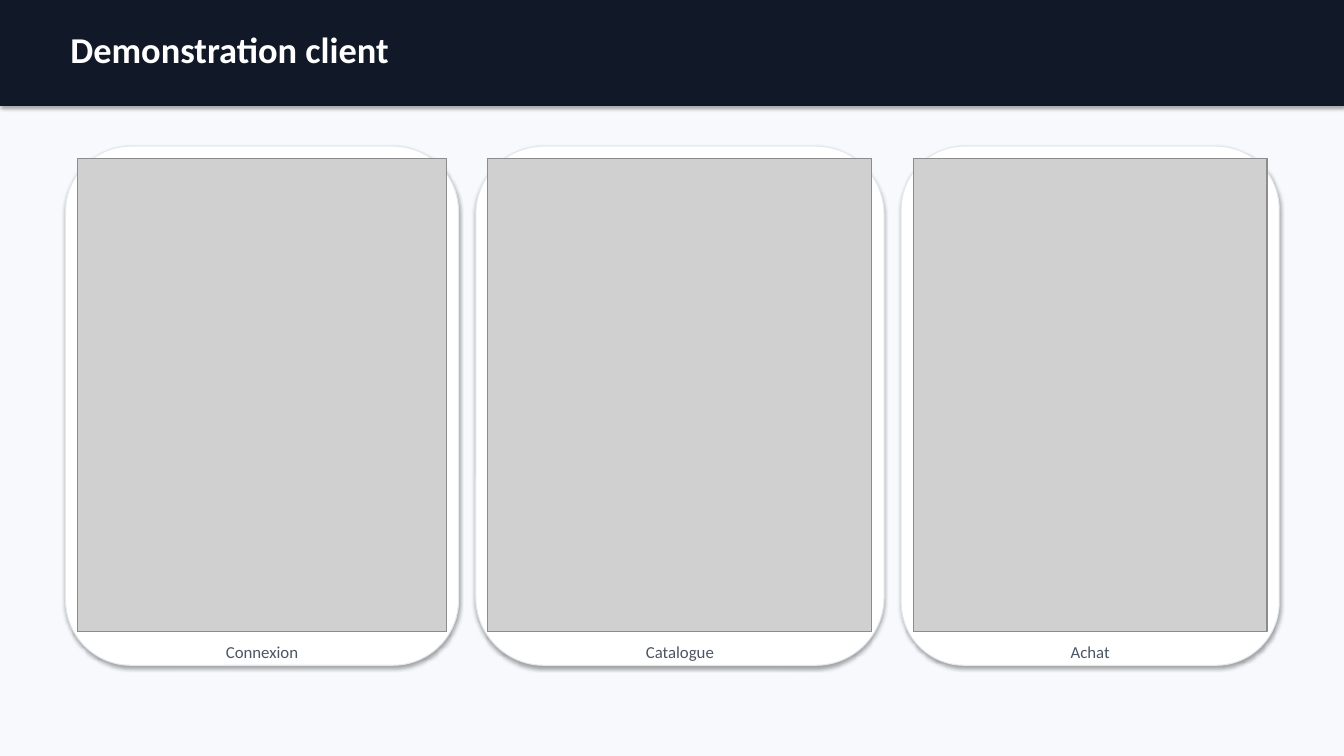
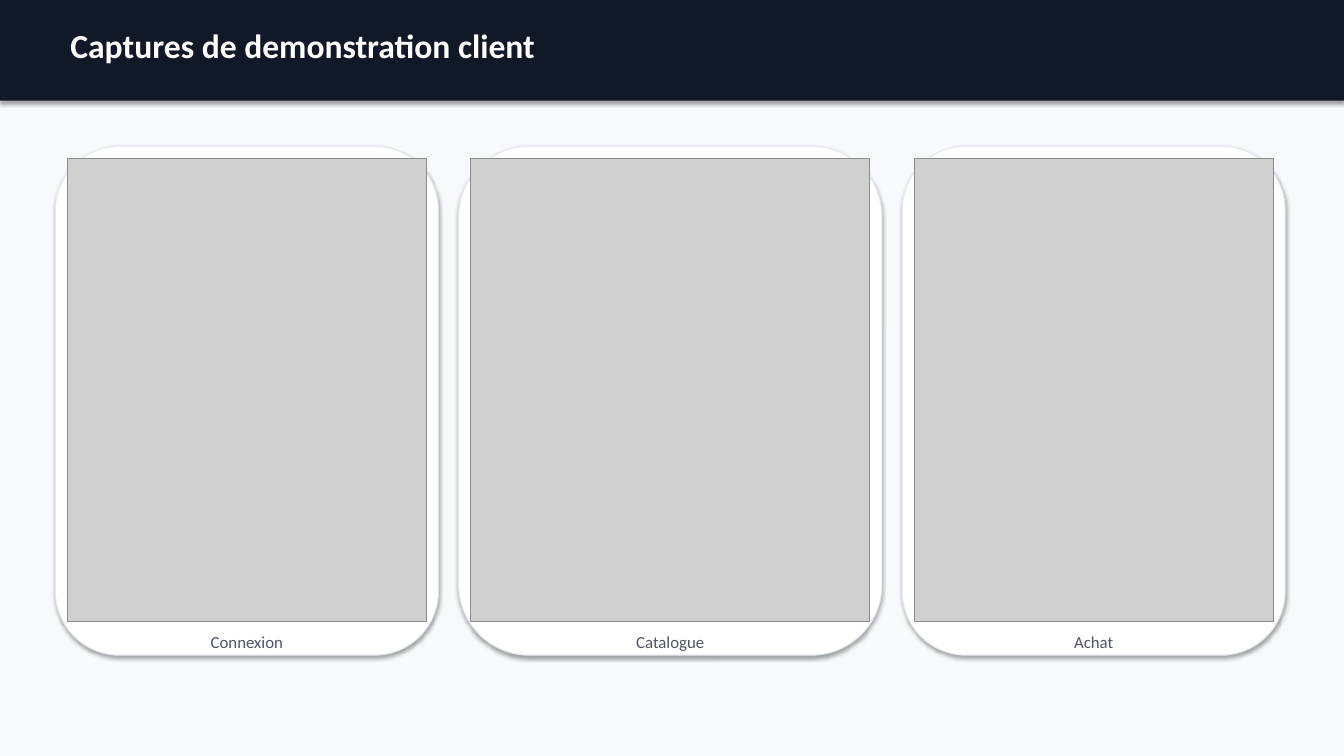
Before and after one commit to Djakumani/Projet-Python-Boutique, a slide deck: slide 10 of docs/presentation_soutenance_boutique.pptx (slide 4 before the commit). Drawn at 1344x756 pixels with LibreOffice and Linux fonts; fonts in the diff are those of the drawing; grey boxes stand for pictures. Boxes give left, top, right and bottom in pixels: in the first picture for what was removed or moved away, otherwise in the second. Text is boxed around its words. In the diff, an @@ line names an element or a change of style, - is before the commit and + after.

```diff
--- a/docs/presentation_soutenance_boutique.pptx
+++ b/docs/presentation_soutenance_boutique.pptx
@@ rectangle: place and size @@
-rectangle at (0, 0, 1344, 106)
+rectangle at (0, 0, 1344, 101)
@@ text at (70, 34, 535, 64): text changed; size 26 to 24 pt @@
-Demonstration client
+Captures de demonstration client
@@ rounded rectangle: place and size @@
-rounded rectangle at (66, 146, 459, 665)
+rounded rectangle at (55, 146, 439, 655)
@@ rounded rectangle: place and size @@
-rounded rectangle at (476, 146, 884, 665)
+rounded rectangle at (459, 146, 882, 655)
@@ rounded rectangle: place and size @@
-rounded rectangle at (901, 146, 1279, 665)
+rounded rectangle at (902, 146, 1286, 655)
@@ picture: place and size @@
-picture at (78, 158, 447, 632)
+picture at (68, 158, 426, 622)
@@ picture: place and size @@
-picture at (488, 158, 872, 632)
+picture at (471, 158, 870, 622)
@@ picture: place and size @@
-picture at (913, 158, 1267, 632)
+picture at (914, 158, 1273, 622)
@@ text "Connexion": place and size @@
-text "Connexion" at (226, 646, 298, 658)
+text "Connexion" at (211, 636, 283, 648)
@@ text "Catalogue": place and size @@
-text "Catalogue" at (646, 646, 714, 661)
+text "Catalogue" at (636, 636, 704, 651)
@@ text "Achat": place and size @@
-text "Achat" at (1071, 646, 1110, 658)
+text "Achat" at (1074, 636, 1113, 648)
```
Also in this commit, not shown: 4 other slides changed, 8 slides added, 2 slides removed, 5 other files.
